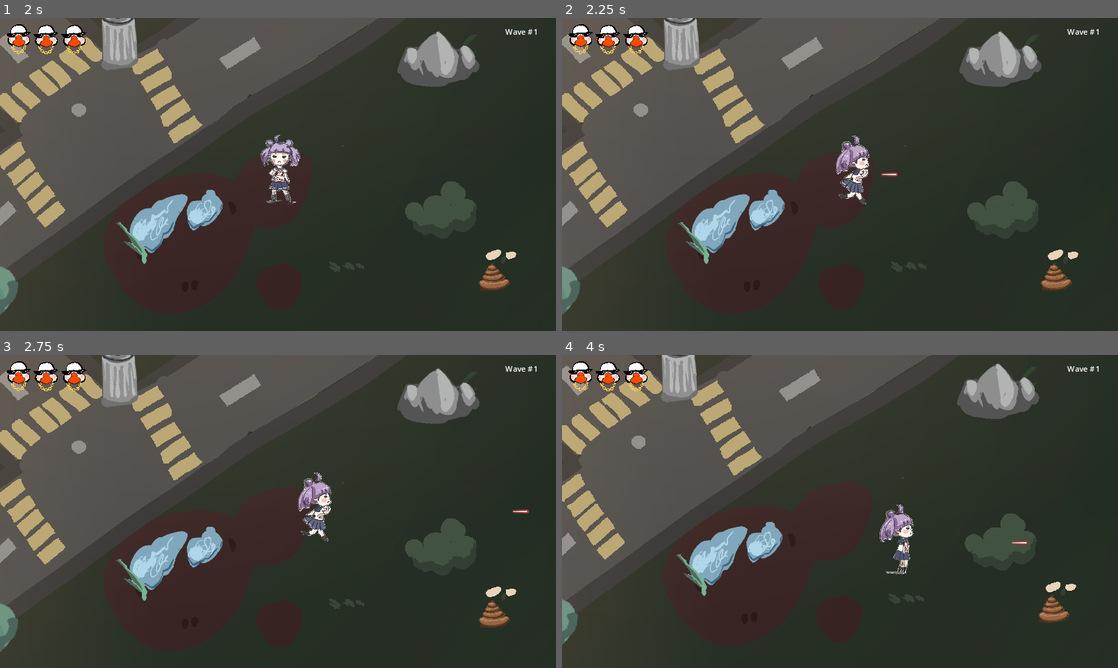
Above: before the commit, frames 1-4 (two rows, left to right).
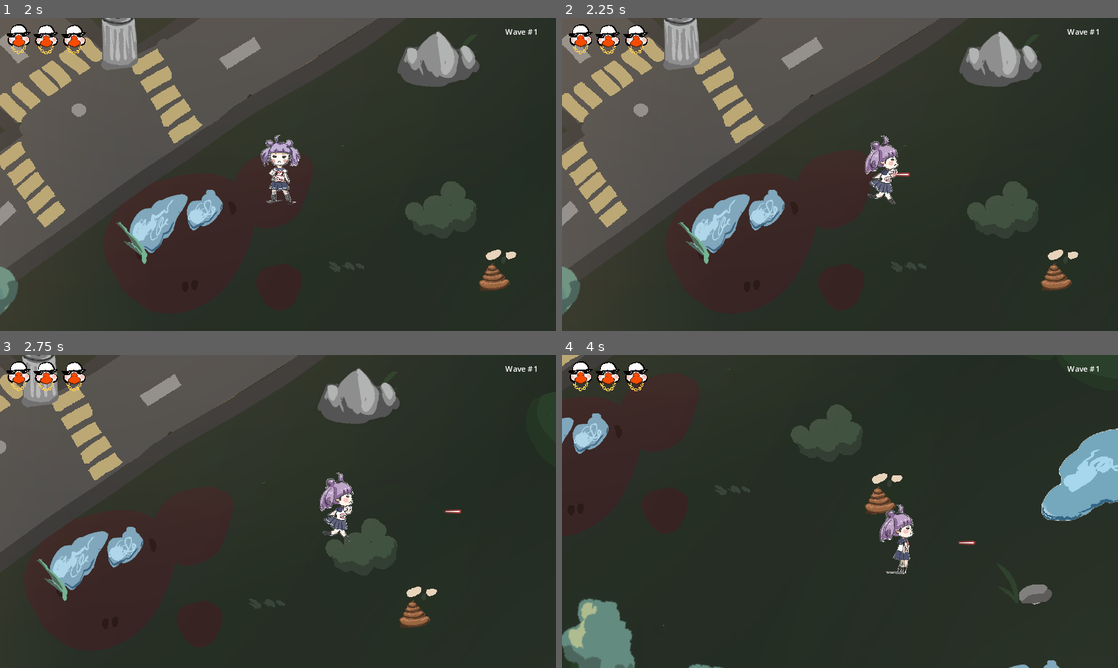
Above: after the commit, the same moments.

Repository: RiadMefti/hackaton-game
Game: Godot game, scene res://GameMenu/menu.tscn
The game is run twice, just before and just after one commit, with the same random seed, the same clock (stepped at 60 frames per second) and the same inputs.
Inputs:
- Up to frame 1 (2 s): click "Play" at 0.5 s; click "Start game" at 1.25 s
- Up to frame 2 (2.25 s): tap Enter (ui_accept) at 2 s; hold D (move_right) from 2.03 s (still down); tap Space (shoot) at 2.1 s
- Up to frame 3 (2.75 s): keep holding D (move_right); tap Enter (ui_accept) at 2.27 s
- Up to frame 4 (4 s): release D (move_right) at 2.78 s; hold S (move_down) 2.78-3.53 s; tap Space (shoot) at 2.85, 3.6 s; tap Enter (ui_accept) at 3.02 s; hold D (move_right) from 3.53 s (still down)

Frame 1 is identical in both runs. In frame 2, 1.5% of the frame differs, in the area x 49-63%, y 37-60%; in frame 3, 25%; in frame 4, 40%, in the area x 0-100%, y 0-100%.

Commit message:
Changes
changes

Diff:
--- a/scenes/movement.gd
+++ b/scenes/movement.gd
@@ -173,8 +173,9 @@
 
 
 func _on_area_2d_body_entered(body):
+	if body == self:
+		speed = 100
 
-	speed = 100
 
 func _on_area_2d_body_exited(body):
 	var timer = get_parent().get_node("Timer2")
